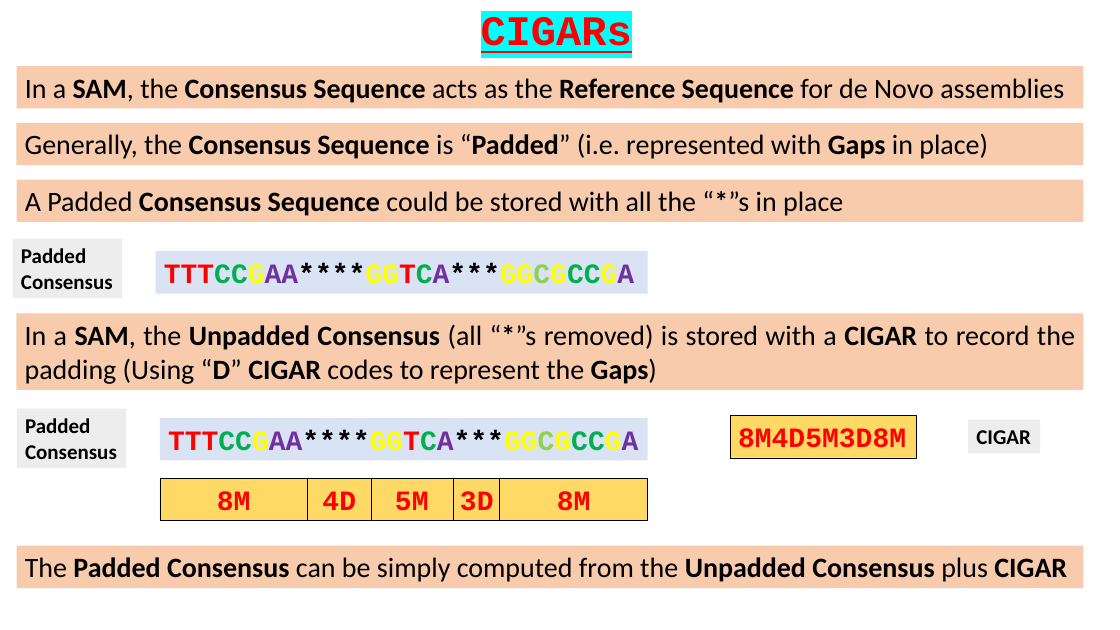
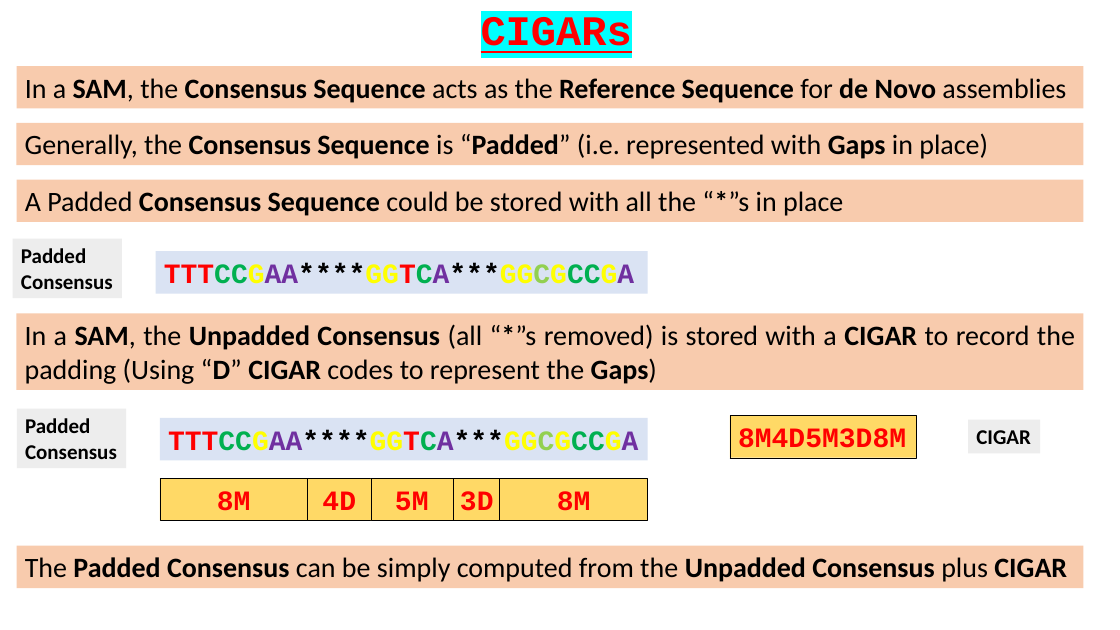
Before and after one commit to BioinformaticsTraining/Introduction-to-Bioinformatics, a slide deck: slide 12 of Flip Presentations/NGS_Intro/02-CIGARS/02-CIGARS.pptx. Drawn at 1120x630 pixels with LibreOffice and Linux fonts; fonts in the diff are those of the drawing. Boxes give left, top, right and bottom in pixels: in the first picture for what was removed or moved away, otherwise in the second. Text is boxed around its words. In the diff, an @@ line names an element or a change of style, - is before the commit and + after.

```diff
--- a/Flip Presentations/NGS_Intro/02-CIGARS/02-CIGARS.pptx
+++ b/Flip Presentations/NGS_Intro/02-CIGARS/02-CIGARS.pptx
@@ rectangle "In a SAM, the Consensus ..." at bbox=[17, 66, 1084, 108]: bold on in "de Novo" @@
```
